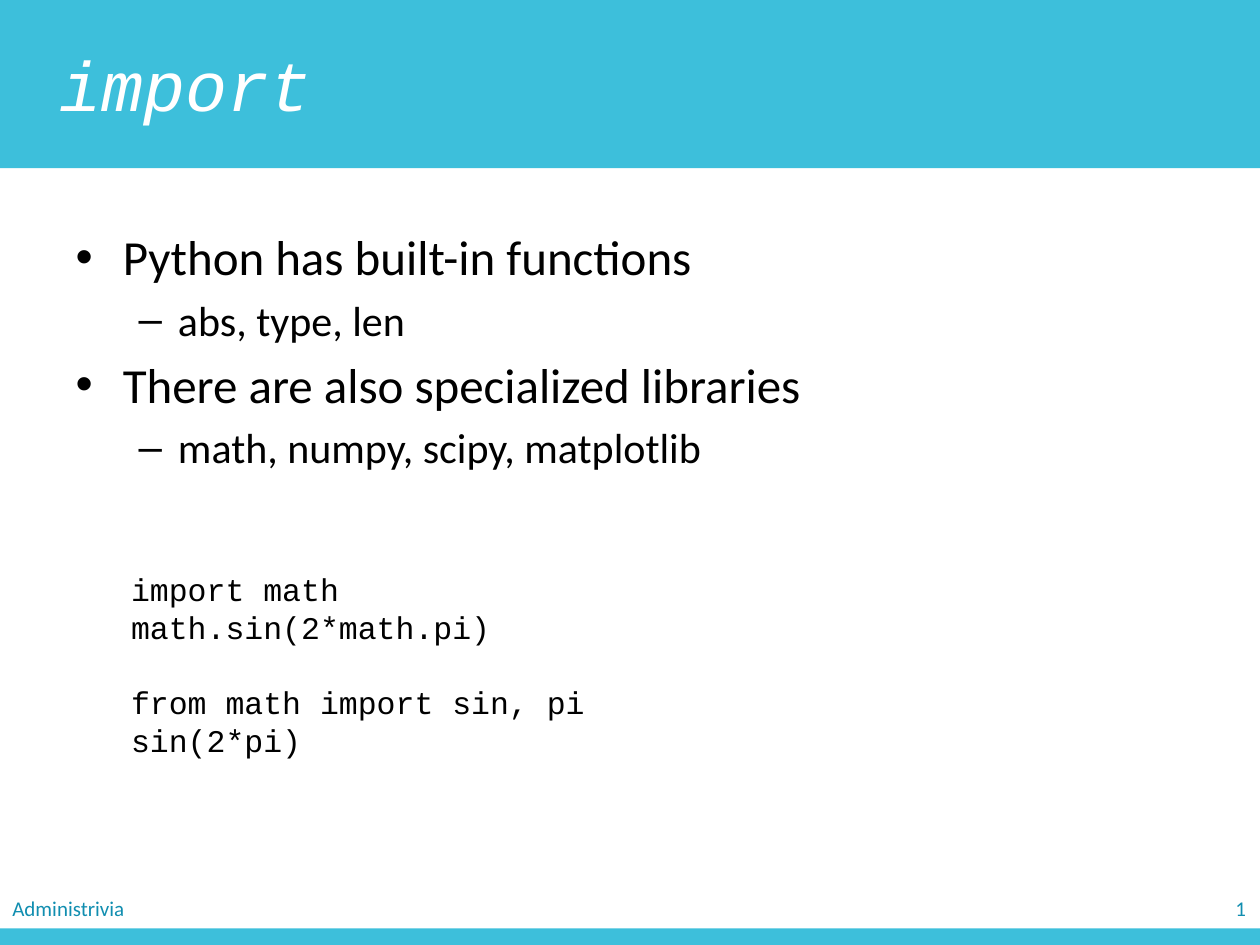
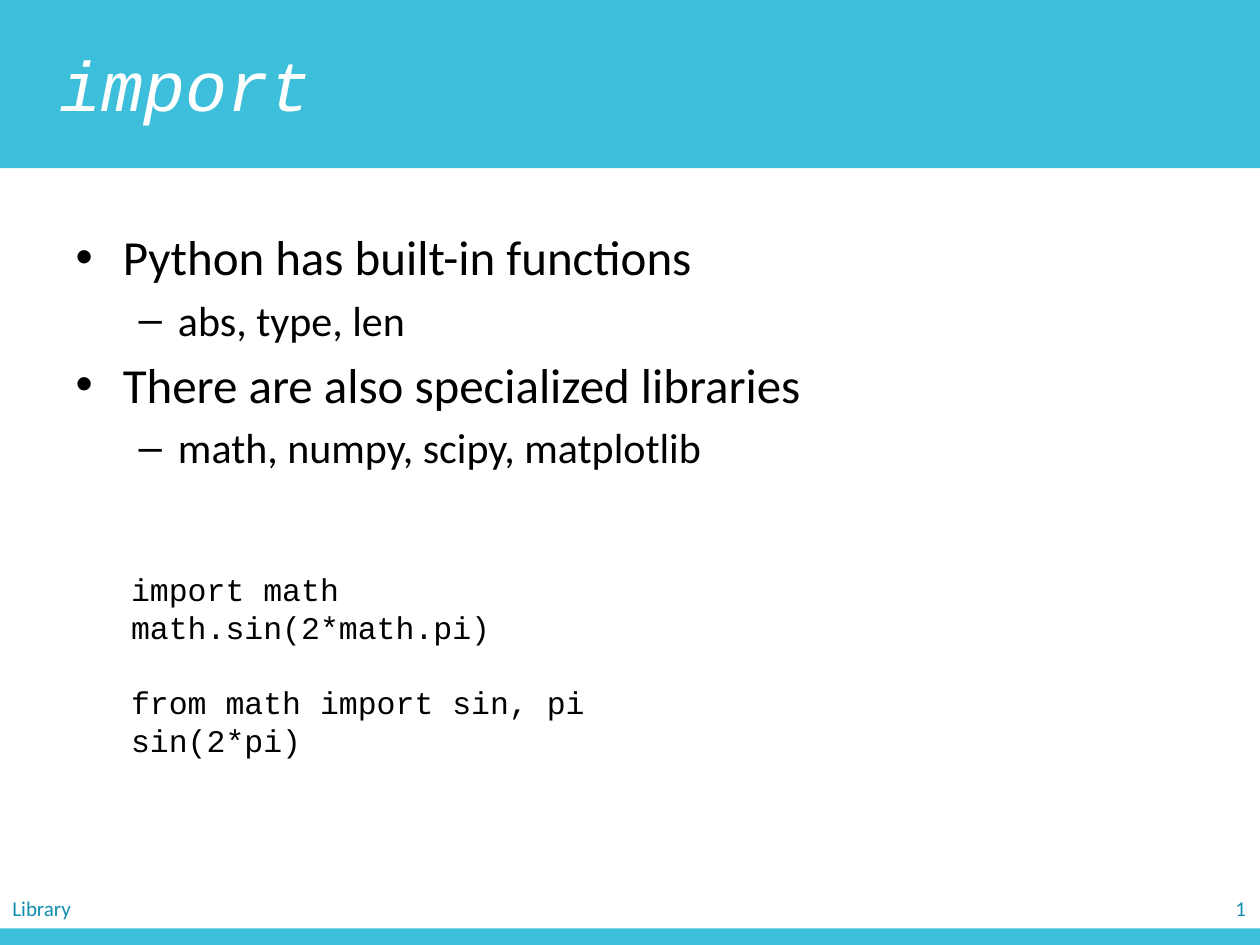
Before and after one commit to zichengliao/zuics101-fa17, a slide deck: slide 5 of lectures/lec11/lec11.pptx. Drawn at 1260x945 pixels with LibreOffice and Linux fonts; fonts in the diff are those of the drawing. Boxes give left, top, right and bottom in pixels: in the first picture for what was removed or moved away, otherwise in the second. Text is boxed around its words. In the diff, an @@ line names an element or a change of style, - is before the commit and + after.

```diff
--- a/lectures/lec11/lec11.pptx
+++ b/lectures/lec11/lec11.pptx
@@ text at <box>12,901,70,920</box>: text changed @@
-Administrivia
+Library
```
Also in this commit, not shown: 29 other slides changed, 1 slide removed, 2 other files.
